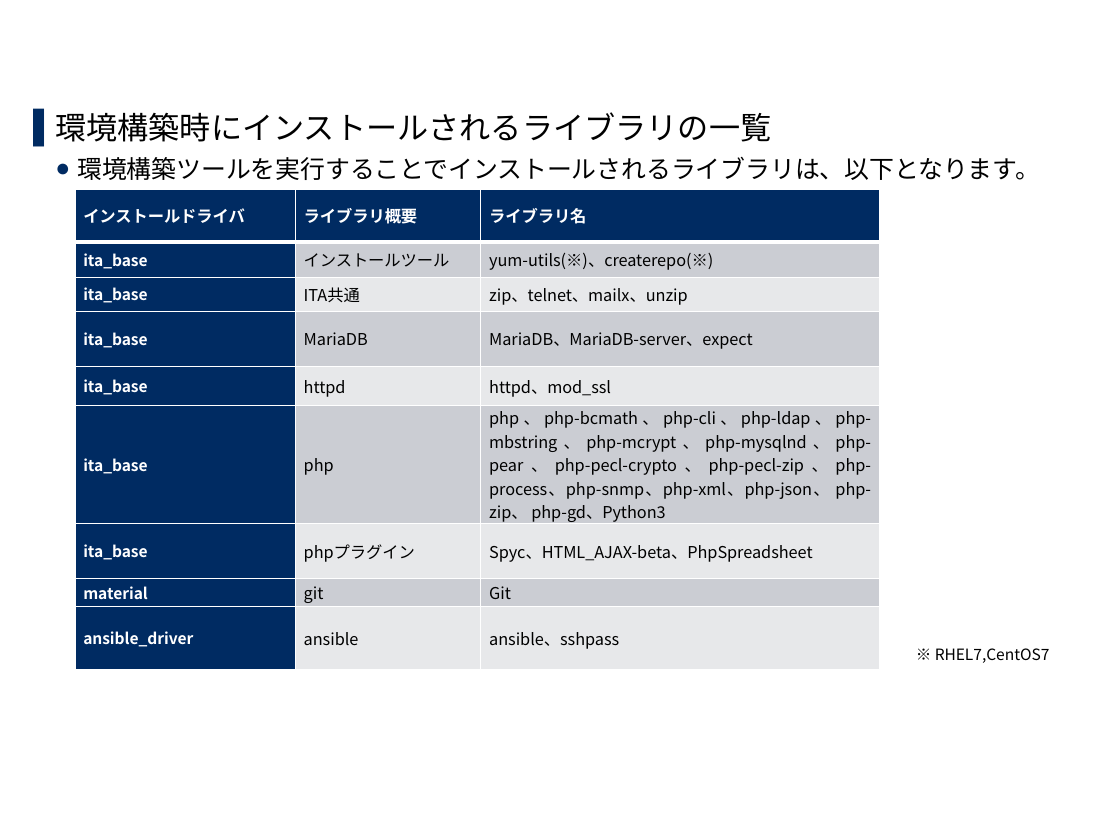
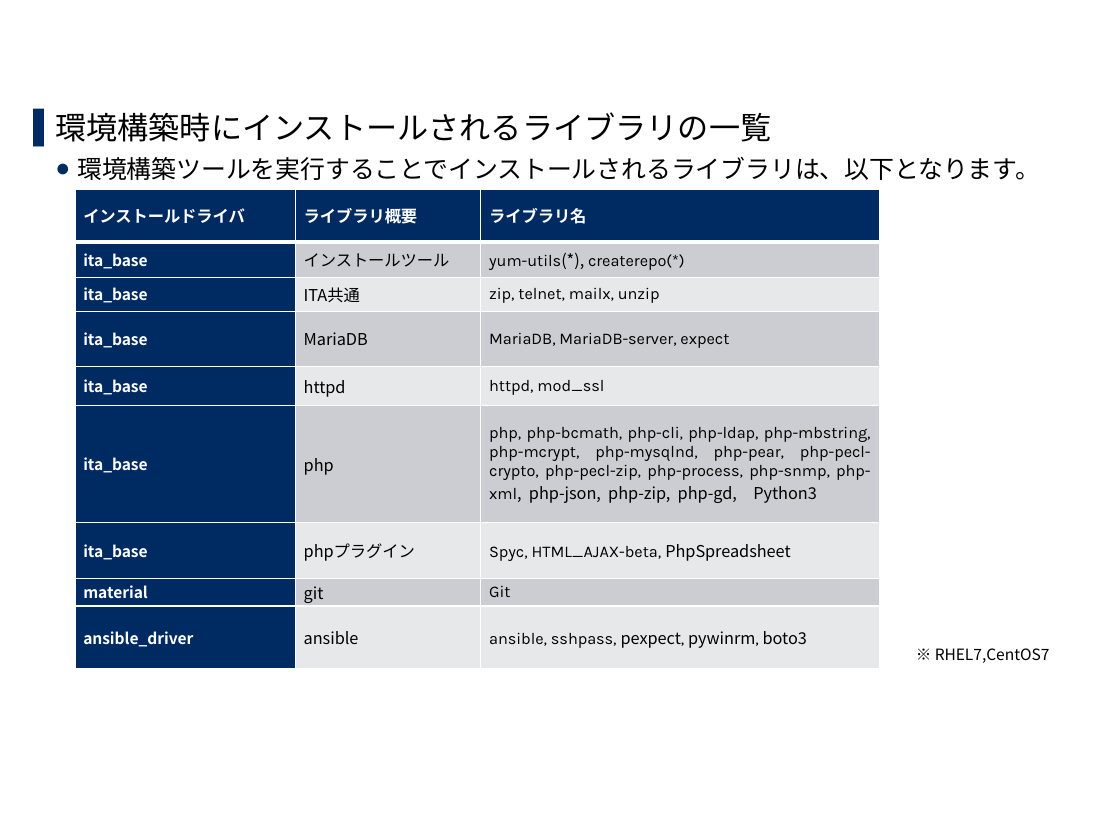
Before and after one commit to exastro-suite/it-automation-docs, a slide deck: slide 19 of asset/Learn_ja/ITA-online-install_ja.pptx. Drawn at 1120x840 pixels with LibreOffice and Linux fonts; fonts in the diff are those of the drawing; background and template pictures are left out. Boxes give left, top, right and bottom in pixels: in the first picture for what was removed or moved away, otherwise in the second. Text is boxed around its words. In the diff, an @@ line names an element or a change of style, - is before the commit and + after.

Commit message:
2020/04/28 09:04:02

```diff
--- a/asset/Learn_ja/ITA-online-install_ja.pptx
+++ b/asset/Learn_ja/ITA-online-install_ja.pptx
@@ table at box(75, 189, 880, 670) @@
-row 2, column 3: yum-utils(※)、createrepo(※)
+row 2, column 3: yum-utils(*), createrepo(*)
-row 3, column 3: zip、telnet、mailx、unzip
+row 3, column 3: zip, telnet, mailx, unzip
-row 4, column 3: MariaDB、MariaDB-server、expect
+row 4, column 3: MariaDB, MariaDB-server, expect
-row 5, column 3: httpd、mod_ssl
+row 5, column 3: httpd, mod_ssl
-row 6, column 3: php、php-bcmath、php-cli、php-ldap、php-mbstring、php-mcrypt、php-mysqlnd、php-pear、php-pecl-crypto、php-pecl-zip、php-process、php-snmp、php-xml、php-json、 php-zip、 php-gd、Python3
+row 6, column 3: php, php-bcmath, php-cli, php-ldap, php-mbstring, php-mcrypt, php-mysqlnd, php-pear, php-pecl-crypto, php-pecl-zip, php-process, php-snmp, php-xml, php-json, php-zip, php-gd, Python3
-row 7, column 3: Spyc、HTML_AJAX-beta、PhpSpreadsheet
+row 7, column 3: Spyc, HTML_AJAX-beta, PhpSpreadsheet
-row 9, column 3: ansible、sshpass
+row 9, column 3: ansible, sshpass, pexpect, pywinrm, boto3
@@ font Noto Sans CJK JP to Karla in "Git" @@
```
